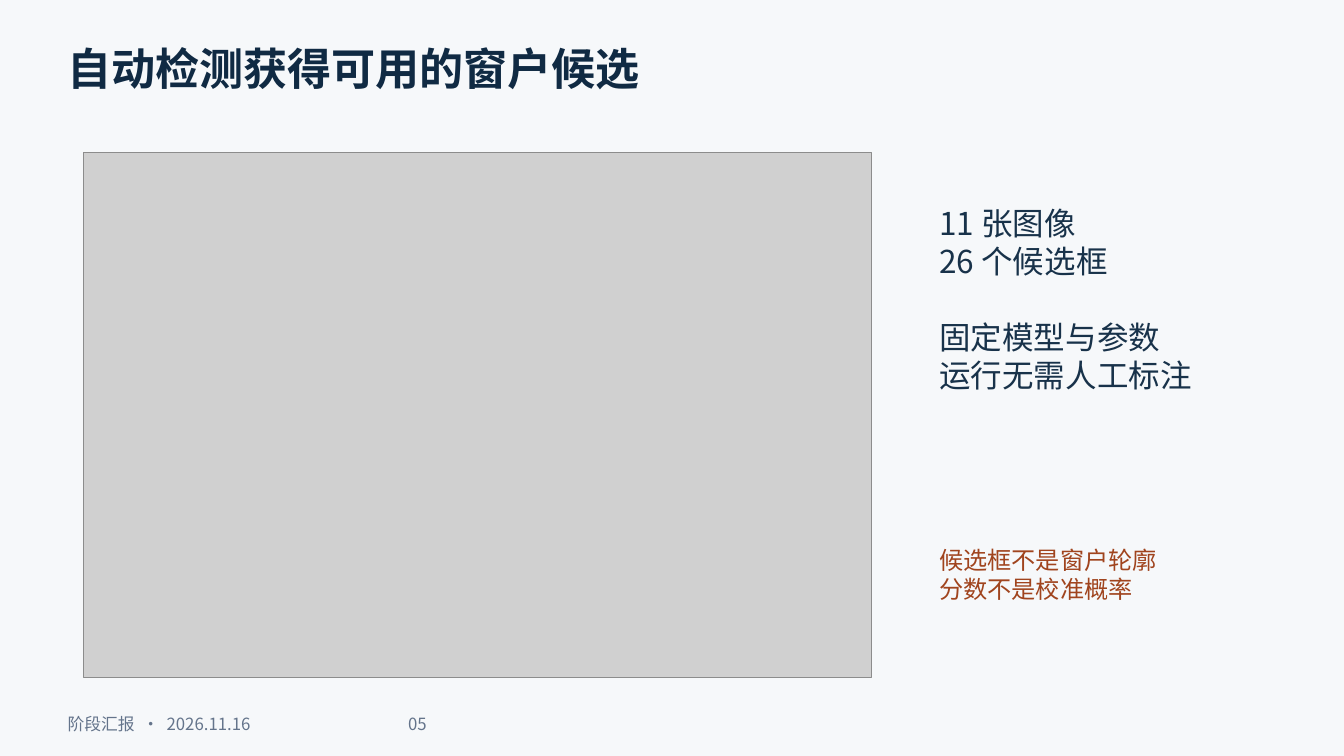
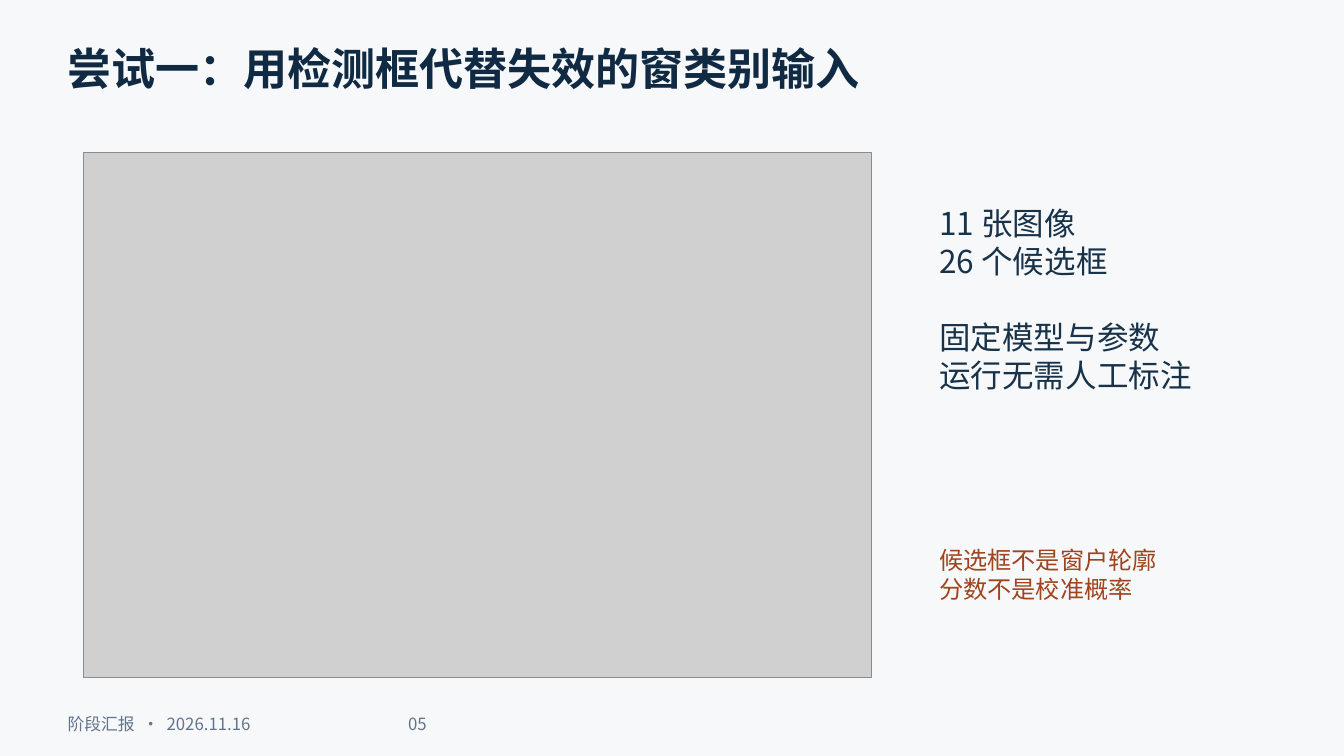
Before and after one commit to ymania/paper_pipeline, a slide deck: slide 5 of reports/2026-11-16/research_progress_20261116.pptx. Drawn at 1344x756 pixels with LibreOffice and Linux fonts; fonts in the diff are those of the drawing; grey boxes stand for pictures. Boxes give left, top, right and bottom in pixels: in the first picture for what was removed or moved away, otherwise in the second. Text is boxed around its words. In the diff, an @@ line names an element or a change of style, - is before the commit and + after.

```diff
--- a/reports/2026-11-16/research_progress_20261116.pptx
+++ b/reports/2026-11-16/research_progress_20261116.pptx
@@ text at (68,47,860,89): text changed @@
-自动检测获得可用的窗户候选
+尝试一：用检测框代替失效的窗类别输入
```
Also in this commit, not shown: 6 other slides changed, 4 other files.
